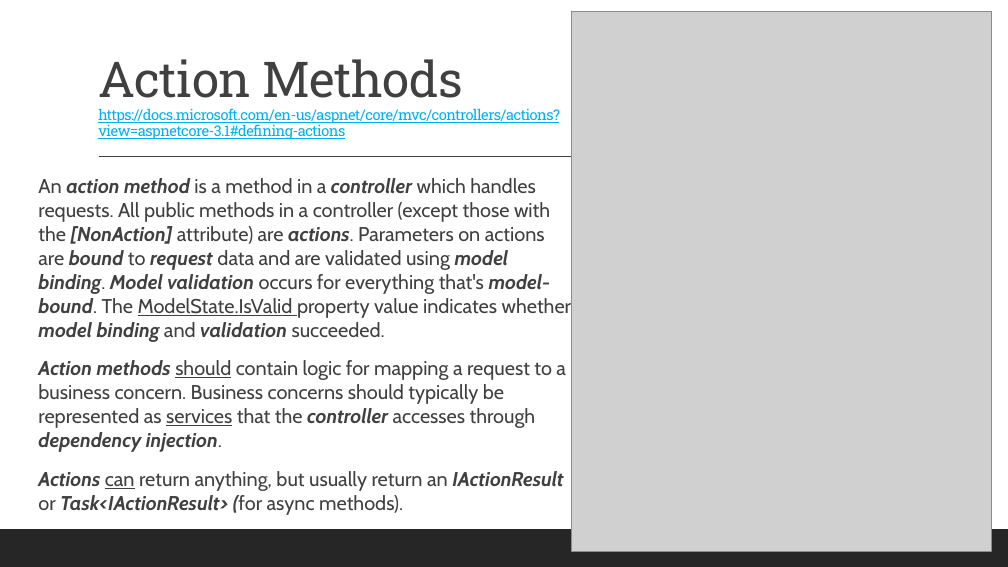
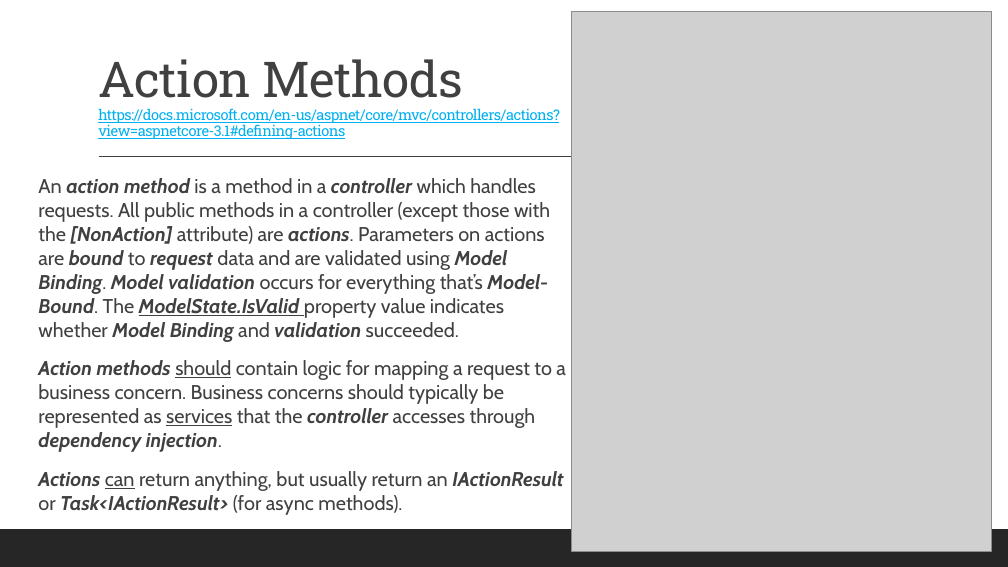
Before and after one commit to 2002-feb24-net/trainer-code, a slide deck: slide 5 of REPO_MarksCodeAndPPTs/DotNetPPTs/dotnetWeek3Ppts/D15_.NET_Routing.pptx (slide 4 before the commit). Drawn at 1008x567 pixels with LibreOffice and Linux fonts; fonts in the diff are those of the drawing; grey boxes stand for pictures. Boxes give left, top, right and bottom in pixels: in the first picture for what was removed or moved away, otherwise in the second. Text is boxed around its words. In the diff, an @@ line names an element or a change of style, - is before the commit and + after.

```diff
--- a/REPO_MarksCodeAndPPTs/DotNetPPTs/dotnetWeek3Ppts/D15_.NET_Routing.pptx
+++ b/REPO_MarksCodeAndPPTs/DotNetPPTs/dotnetWeek3Ppts/D15_.NET_Routing.pptx
@@ text at (38, 178, 550, 342): text changed @@
-  An action method is a method in a controller which handles requests. All public methods in a controller (except those with the [NonAction] attribute) are actions. Parameters on actions are bound to request data and are validated using model binding. Model validation occurs for everything that's model-bound. The ModelState.IsValid property value indicates whether model binding and validation succeeded.
+  An action method is a method in a controller which handles requests. All public methods in a controller (except those with the [NonAction] attribute) are actions. Parameters on actions are bound to request data and are validated using Model Binding. Model validation occurs for everything that’s Model-Bound. The ModelState.IsValid property value indicates whether Model Binding and validation succeeded.
@@ text at (38, 471, 563, 515): bold off, italic off in "(for" @@
```
Also in this commit, not shown: 2 other slides changed, 3 slides added, 4 other files.
